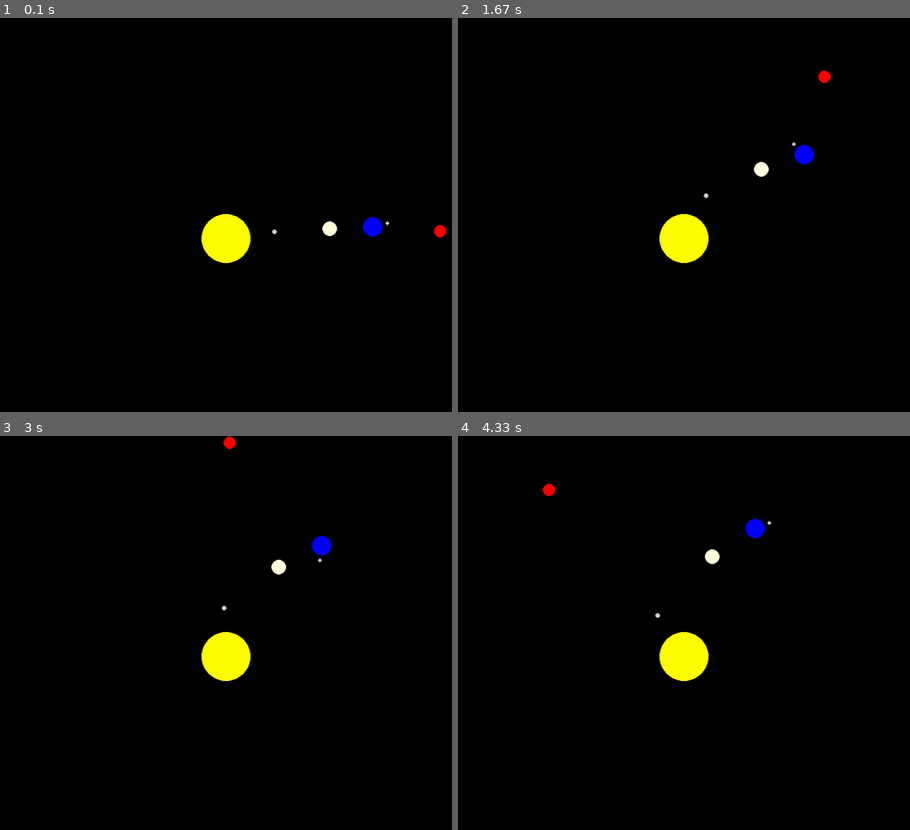
Above: before the commit, frames 1-4 (two rows, left to right).
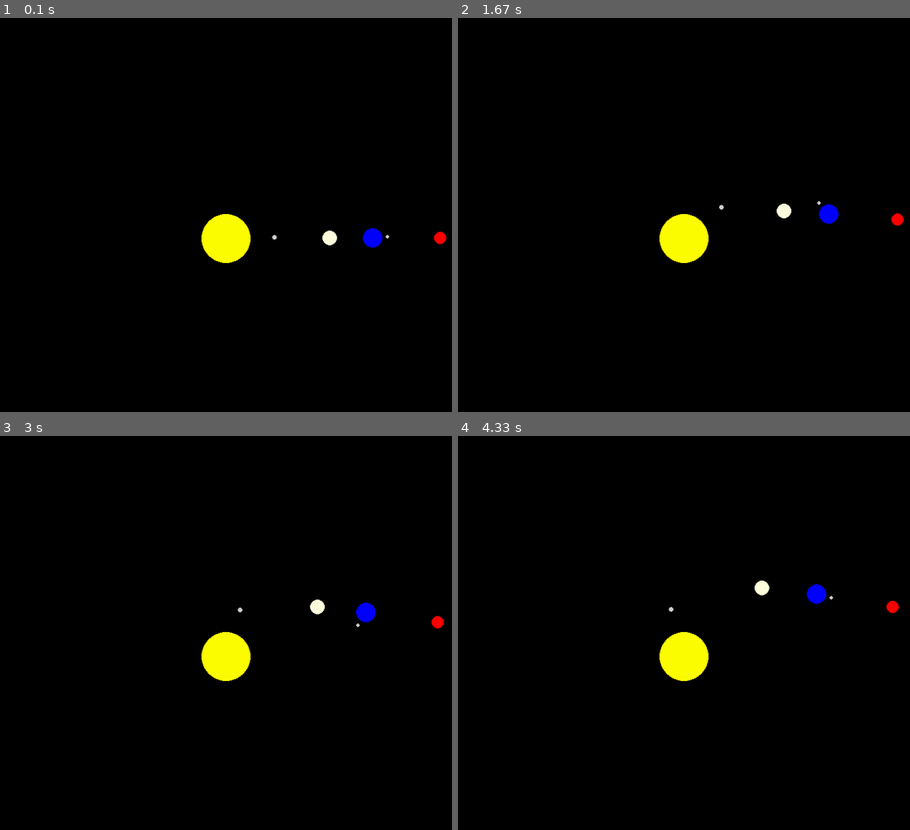
Above: after the commit, the same moments.

Repository: dghohens/PlayingWithPygame
Game: pygame game, started from PlanetSystem.py
Two runs of this game, one before a commit and one after it. Both use one fixed random seed, a clock stepped at 60 frames per second and the inputs below.
Inputs:
- Up to frame 1 (0.1 s): no input
- Up to frame 2 (1.67 s): no input
- Up to frame 3 (3 s): no input
- Up to frame 4 (4.33 s): no input

The runs differ from the first frame. In frame 1, 0.6% of the frame differs, in the area x 60-99%, y 50-59%; in frame 2, 0.7%; in frame 3, 0.8%, in the area x 49-99%, y 0-49%; in frame 4, 0.8%.

Commit message:
Day 50 of 100 days of code, solar system model done!

Diff:
--- a/PlanetSystem.py
+++ b/PlanetSystem.py
@@ -23,56 +23,27 @@
 screen = pygame.display.set_mode((screen_xsize, screen_ysize))
 
 mercury_radius = 80
-mercury_xpos = 80
-mercury_ypos = 1
-mercury_ypositive = True
+mercury_degree = 0
+mercury_degree_change = 0.81818
 
 venus_radius = 170
-venus_xpos = 170
-venus_ypos = 1
-venus_ypositive = True
+venus_degree = 0
+venus_degree_change = 0.32
 
 earth_radius = 240
-earth_xpos = 240
-earth_ypos = 1
-earth_ypositive = True
+earth_degree = 0
+earth_degree_change = 0.19672
 
 mars_radius = 350
-mars_xpos = 350
-mars_ypos = 0
 mars_degree = 0
+mars_degree_change = 0.1048
 
 moon_radius = 25
-moon_xpos = 25
-moon_ypos = 1
-moon_ypositive = True
+moon_degree = 0
+moon_degree_change = 2.66667
 
-
-def planetmove(rad, xpos, ypos, ypositive):
-    nearend = rad - abs(xpos)
-
-    if nearend <= 4 and ypositive:
-        xpos -= 0.4
-    elif nearend <= 4 and ypositive is False:
-        xpos += 0.4
-    elif ypositive:
-        xpos -= 1
-    else:
-        xpos += 1
-
-    if xpos >= rad:
-        xpos = rad
-    elif xpos <= -rad:
-        xpos = -rad
-
-    ypos = ((rad ** 2) - (xpos ** 2)) ** (1 / 2)
-
-    if ypositive is False:
-        ypos = -1 * ypos
-    return xpos, ypos
-
-def degreemove(angle, radius):
-    angle += 1
+def degreemove(angle, radius, angle_change):
+    angle += angle_change
     xpos = math.cos(math.radians(angle)) * radius
     ypos = math.sin(math.radians(angle)) * radius
     return angle, xpos, ypos
@@ -86,56 +57,30 @@
 
     screen.fill(black)
 
-    if mercury_ypos == 0:
-        if mercury_ypositive:
-            mercury_ypositive = False
-        elif mercury_ypositive is False:
-            mercury_ypositive = True
-    mercury_pos = planetmove(mercury_radius, mercury_xpos, mercury_ypos, mercury_ypositive)
-    mercury_xpos = mercury_pos[0]
-    mercury_ypos = mercury_pos[1]
+    mercury_pos = degreemove(mercury_degree, mercury_radius, mercury_degree_change)
+    mercury_degree = mercury_pos[0]
+    mercury_xpos = mercury_pos[1]
+    mercury_ypos = mercury_pos[2]
 
-    if venus_ypos == 0:
-        if venus_ypositive:
-            venus_ypositive = False
-        elif venus_ypositive is False:
-            venus_ypositive = True
-    venus_pos = planetmove(venus_radius, venus_xpos, venus_ypos, venus_ypositive)
-    venus_xpos = venus_pos[0]
-    venus_ypos = venus_pos[1]
+    venus_pos = degreemove(venus_degree, venus_radius, venus_degree_change)
+    venus_degree = venus_pos[0]
+    venus_xpos = venus_pos[1]
+    venus_ypos = venus_pos[2]
 
-    if earth_ypos == 0:
-        if earth_ypositive:
-            earth_ypositive = False
-        elif earth_ypositive is False:
-            earth_ypositive = True
-    earth_pos = planetmove(earth_radius, earth_xpos, earth_ypos, earth_ypositive)
-    earth_xpos = earth_pos[0]
-    earth_ypos = earth_pos[1]
+    earth_pos = degreemove(earth_degree, earth_radius, earth_degree_change)
+    earth_degree = earth_pos[0]
+    earth_xpos = earth_pos[1]
+    earth_ypos = earth_pos[2]
 
-    '''if mars_ypos == 0:
-        if mars_ypositive:
-            mars_ypositive = False
-        elif mars_ypositive is False:
-            mars_ypositive = True
-    mars_pos = planetmove(mars_radius, mars_xpos, mars_ypos, mars_ypositive)
-    mars_xpos = mars_pos[0]
-    mars_ypos = mars_pos[1]
-    '''
-
-    mars_pos = degreemove(mars_degree, mars_radius)
+    mars_pos = degreemove(mars_degree, mars_radius, mars_degree_change)
     mars_degree = mars_pos[0]
     mars_xpos = mars_pos[1]
     mars_ypos = mars_pos[2]
 
-    if int(moon_ypos) == 0:
-        if moon_ypositive:
-            moon_ypositive = False
-        elif moon_ypositive is False:
-            moon_ypositive = True
-    moon_pos = planetmove(moon_radius, moon_xpos, moon_ypos, moon_ypositive)
-    moon_xpos = moon_pos[0]
-    moon_ypos = moon_pos[1]
+    moon_pos = degreemove(moon_degree, moon_radius, moon_degree_change)
+    moon_degree = moon_pos[0]
+    moon_xpos = moon_pos[1]
+    moon_ypos = moon_pos[2]
 
     # Sun
     pygame.draw.circle(screen, yellow, center, 40)
